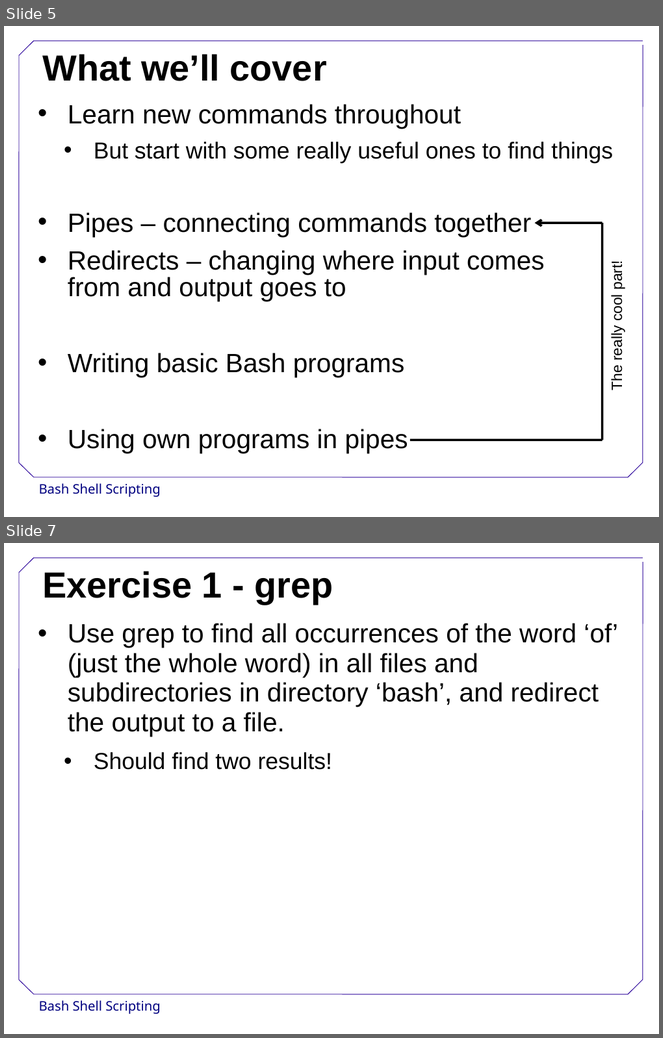
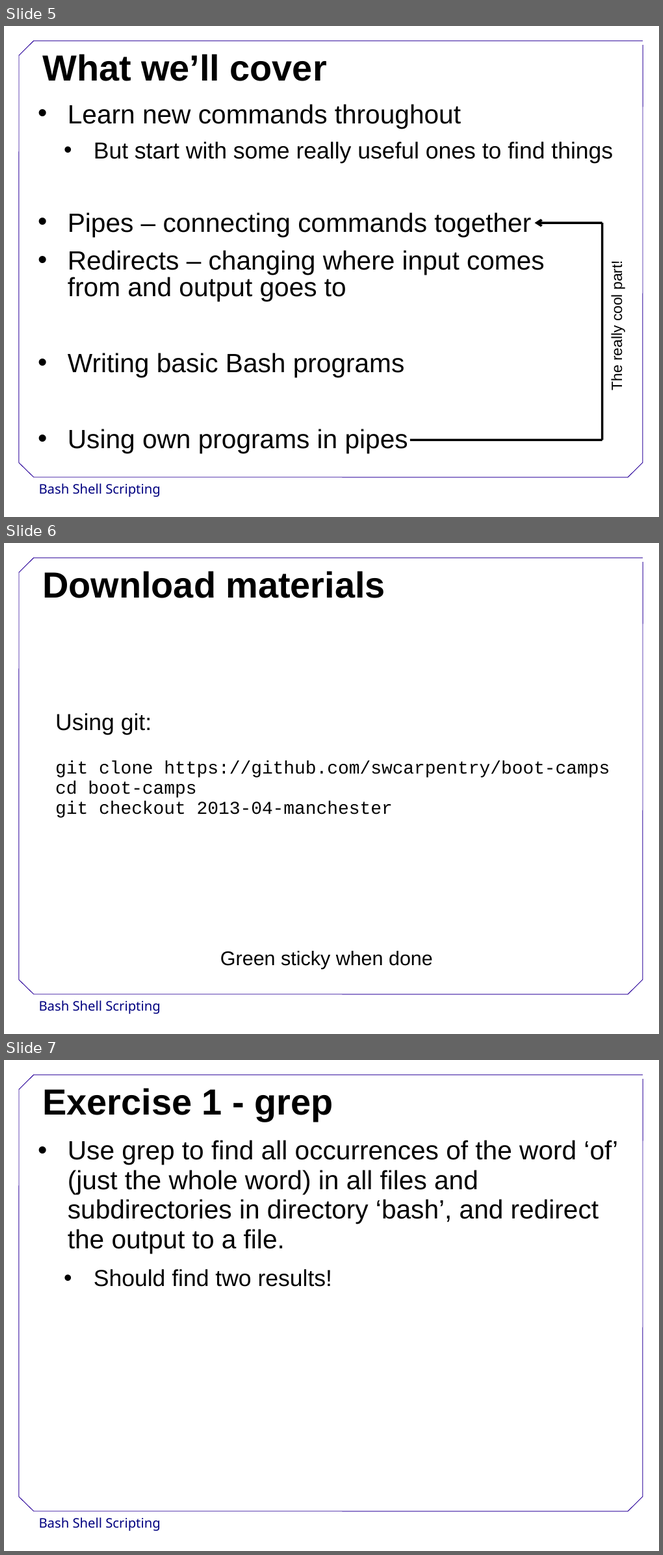
Before and after one commit to swcarpentry/DEPRECATED-boot-camps, a slide deck: shell/BashShellScripting.odp. Shown one above the other, each under a label of ours: slides 5 and 7 before the commit, slides 5, 6 and 7 after it; the slides between them are not shown. The pictures are 663x1038 and 663x1555 pixels, drawn with LibreOffice and Linux fonts; fonts in the diff are those of the drawing; background and template pictures are left out. Boxes give left, top, right and bottom in pixels: in the first picture for what was removed or moved away, otherwise in the second. Text is boxed around its words. In the diff, an @@ line names an element or a change of style, - is before the commit and + after.

Commit message:
Modified the Download Materials slide.

```diff
--- a/shell/BashShellScripting.odp
+++ b/shell/BashShellScripting.odp
@@ slide 6 added at [4, 543, 659, 1034], background #FFFFFF; not listed: 9 template elements that a slide beside it also shows @@
@@ title added at [42, 571, 386, 598], 44 pt, text #000000, bold @@
+Download materials
@@ text added at [55, 713, 610, 818], 22 pt, text #000000 @@
+Using git:
+git clone https://github.com/swcarpentry/boot-camps
+cd boot-camps
+git checkout 2013-04-manchester
@@ text added at [220, 951, 433, 969], 24 pt, text #000000 @@
+Green sticky when done
```
Also in this commit, not shown: 1 slide removed.
